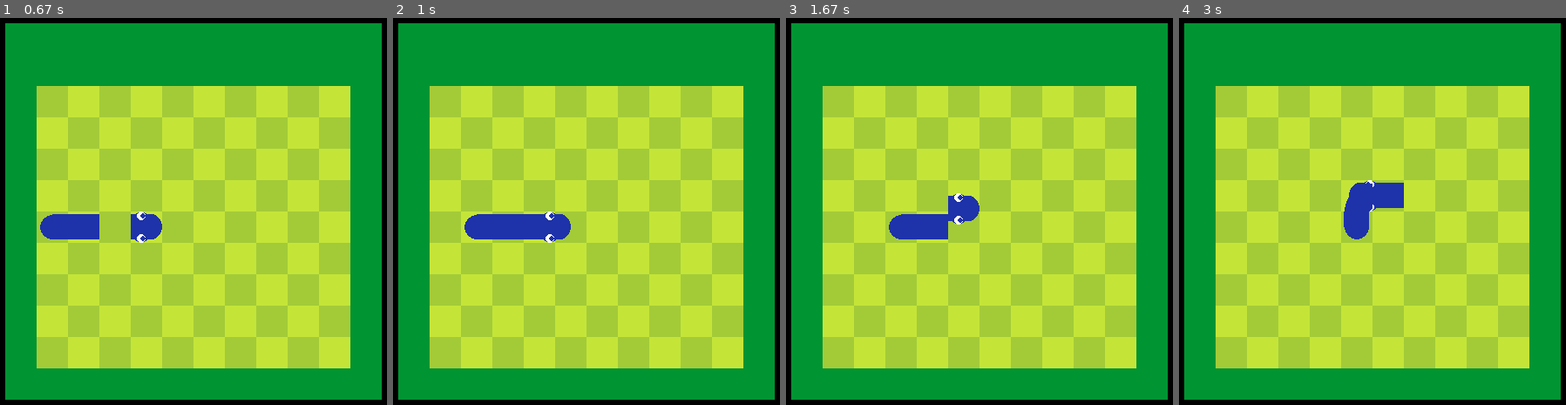
Above: before the commit, frames 1-4 (left to right).
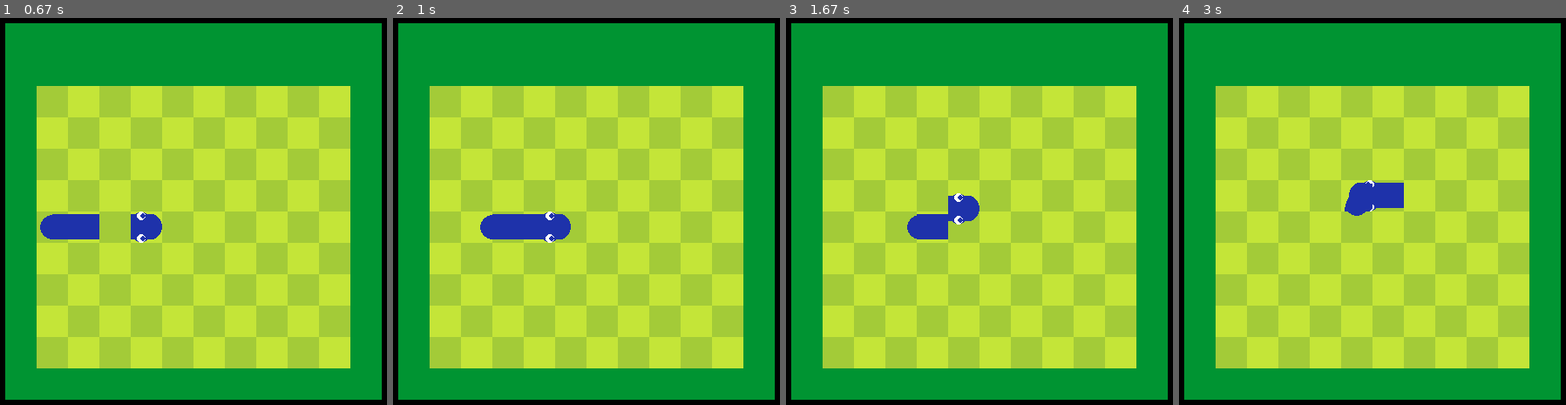
Above: after the commit, the same moments.

Repository: the24/pygame-snake
Game: pygame game, started from main.py
The game is run twice, just before and just after one commit, with the same random seed, the same clock (stepped at 60 frames per second) and the same inputs.
Inputs:
- Up to frame 1 (0.67 s): tap Space at 0.33 s
- Up to frame 2 (1 s): hold Right from 0.67 s (still down)
- Up to frame 3 (1.67 s): release Right at 1.13 s; hold Up 1.17-1.47 s; hold Right from 1.5 s (still down)
- Up to frame 4 (3 s): release Right at 1.97 s; hold Left 2-2.53 s; hold Down 2.57-2.87 s; hold Left from 2.9 s (still down)

Frame 1 is identical in both runs. In frame 2, 0.3% of the frame differs, in the area x 18-26%, y 50-58%; in frame 3, 0.3%; in frame 4, 0.4%, in the area x 42-50%, y 50-58%.

Commit message:
Animation de la fin de la queue

Diff:
--- a/snake.py
+++ b/snake.py
@@ -154,7 +154,12 @@
         pygame.Surface.blit(screen, draw_surface, (x, y))
 
     def _draw_end_tail(self, screen: pygame.Surface, x: int, y: int, size: int, t_before: Tuple[int, int]):
-        draw_surface = pygame.Surface((size, size)).convert_alpha()
+        if hasattr(self, "prev_x") and hasattr(self, "prev_y"):
+            delta = max(abs(self.prev_x - self.rect.centerx), abs(self.prev_y - self.rect.centery))
+        else:
+            delta = 0
+
+        draw_surface = pygame.Surface((size - delta, size)).convert_alpha()
         draw_surface.fill((0, 0, 0, 0))
 
         snake_width = ceil(0.8*size)
@@ -166,18 +171,24 @@
         pygame.draw.rect(draw_surface, self.color, (center, margin, center, snake_width))
 
         case_x, case_y = self.map.get_case(x, y)
-        if case_x == t_before[0] and case_y == t_before[1] + 1:
+        if case_x == t_before[0] - 1 and case_y == t_before[1]:
+            pygame.Surface.blit(screen, draw_surface, (x + delta, y))
+        elif case_x == t_before[0] and case_y == t_before[1] + 1:
             draw_surface = pygame.transform.rotate(draw_surface, 90)
+
+            pygame.Surface.blit(screen, draw_surface, (x, y))
         elif case_x == t_before[0] and case_y == t_before[1] - 1:
             draw_surface = pygame.transform.rotate(draw_surface, 270)
             # Because it's not totally symmetrical on small screens
             draw_surface = pygame.transform.flip(draw_surface, True, False)
+
+            pygame.Surface.blit(screen, draw_surface, (x, y + delta))
         elif case_x == t_before[0] + 1 and case_y == t_before[1]:
             draw_surface = pygame.transform.rotate(draw_surface, 180)
             # Because it's not totally symmetrical on small screens
             draw_surface = pygame.transform.flip(draw_surface, False, True)
 
-        pygame.Surface.blit(screen, draw_surface, (x, y))
+            pygame.Surface.blit(screen, draw_surface, (x, y))
 
     def draw(self, screen):
         head_x, head_y = self.rect.x, self.rect.y
